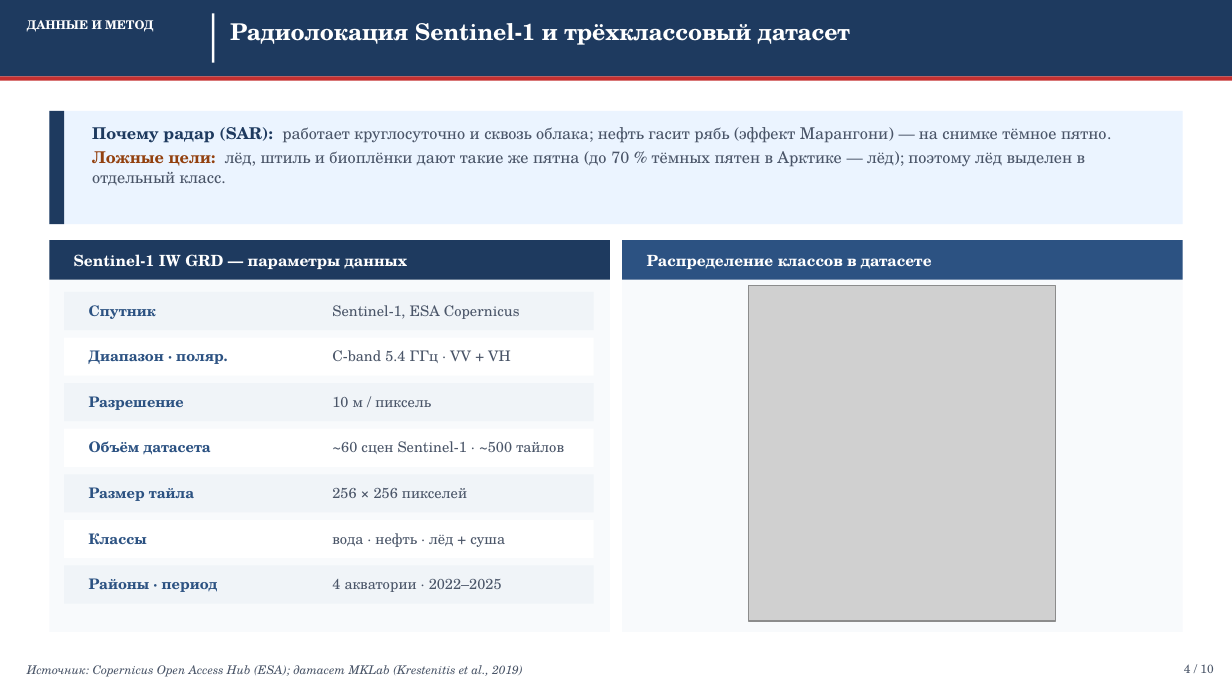
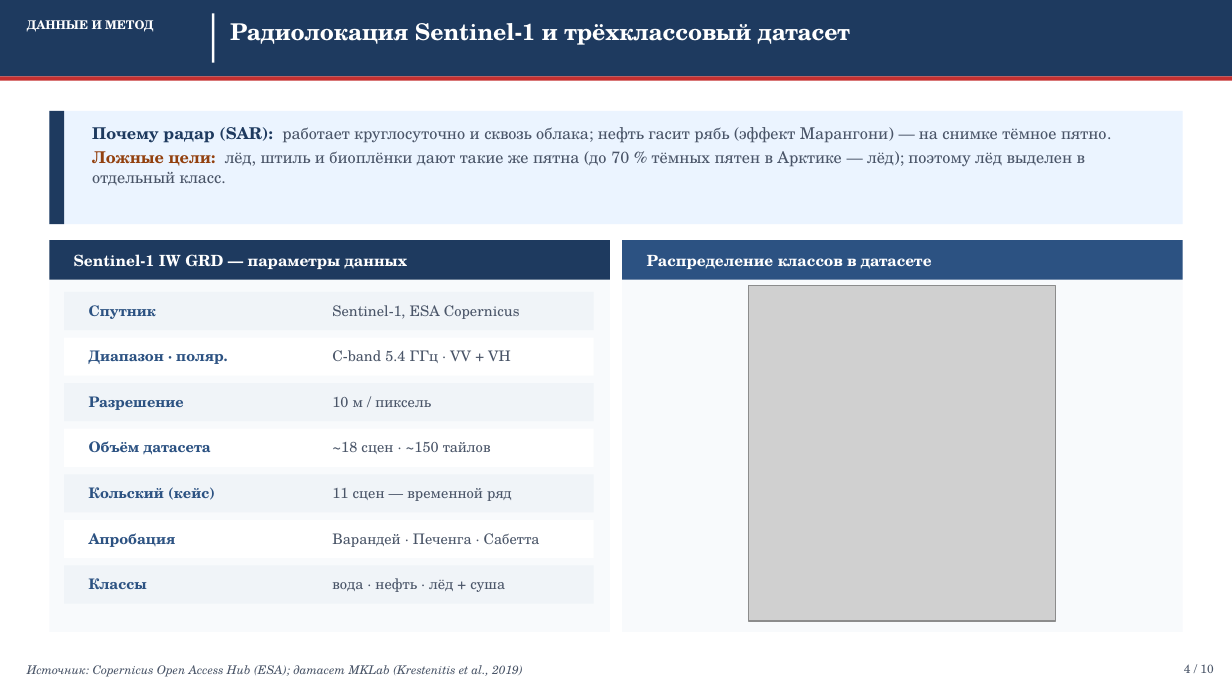
Before and after one commit to Confucius-hub/spbu_db_hw, a slide deck: slide 4 of thesis/presentation/Презентация_ВКР_2026.pptx. Drawn at 1232x693 pixels with LibreOffice and Linux fonts; fonts in the diff are those of the drawing; grey boxes stand for pictures. Boxes give left, top, right and bottom in pixels: in the first picture for what was removed or moved away, otherwise in the second. Text is boxed around its words. In the diff, an @@ line names an element or a change of style, - is before the commit and + after.

```diff
--- a/thesis/presentation/Презентация_ВКР_2026.pptx
+++ b/thesis/presentation/Презентация_ВКР_2026.pptx
@@ text at (332,442,491,454): text changed @@
-~60 сцен Sentinel-1 · ~500 тайлов
+~18 сцен · ~150 тайлов
@@ text at (89,487,210,498): text changed @@
-Размер тайла
+Кольский (кейс)
@@ text at (332,488,512,501): text changed @@
-256 × 256 пикселей
+11 сцен — временной ряд
@@ text added at (89,533,176,547), 8.5 pt, text #2C5282, bold @@
+Апробация
@@ text added at (332,533,540,547), 8.5 pt, text #4A5568 @@
+Варандей · Печенга · Сабетта
@@ text "Классы": place and size @@
-text "Классы" at (89,533,147,544)
+text "Классы" at (89,578,147,589)
@@ text "вода · нефть · лёд ...": place and size @@
-text "вода · нефть · лёд ..." at (332,533,505,547)
+text "вода · нефть · лёд ..." at (332,578,505,592)
@@ text removed at (89,578,218,592) @@
-Районы · период
@@ text removed at (332,579,502,592) @@
-4 акватории · 2022–2025
```
Also in this commit, not shown: 4 other slides changed, 7 other files.
